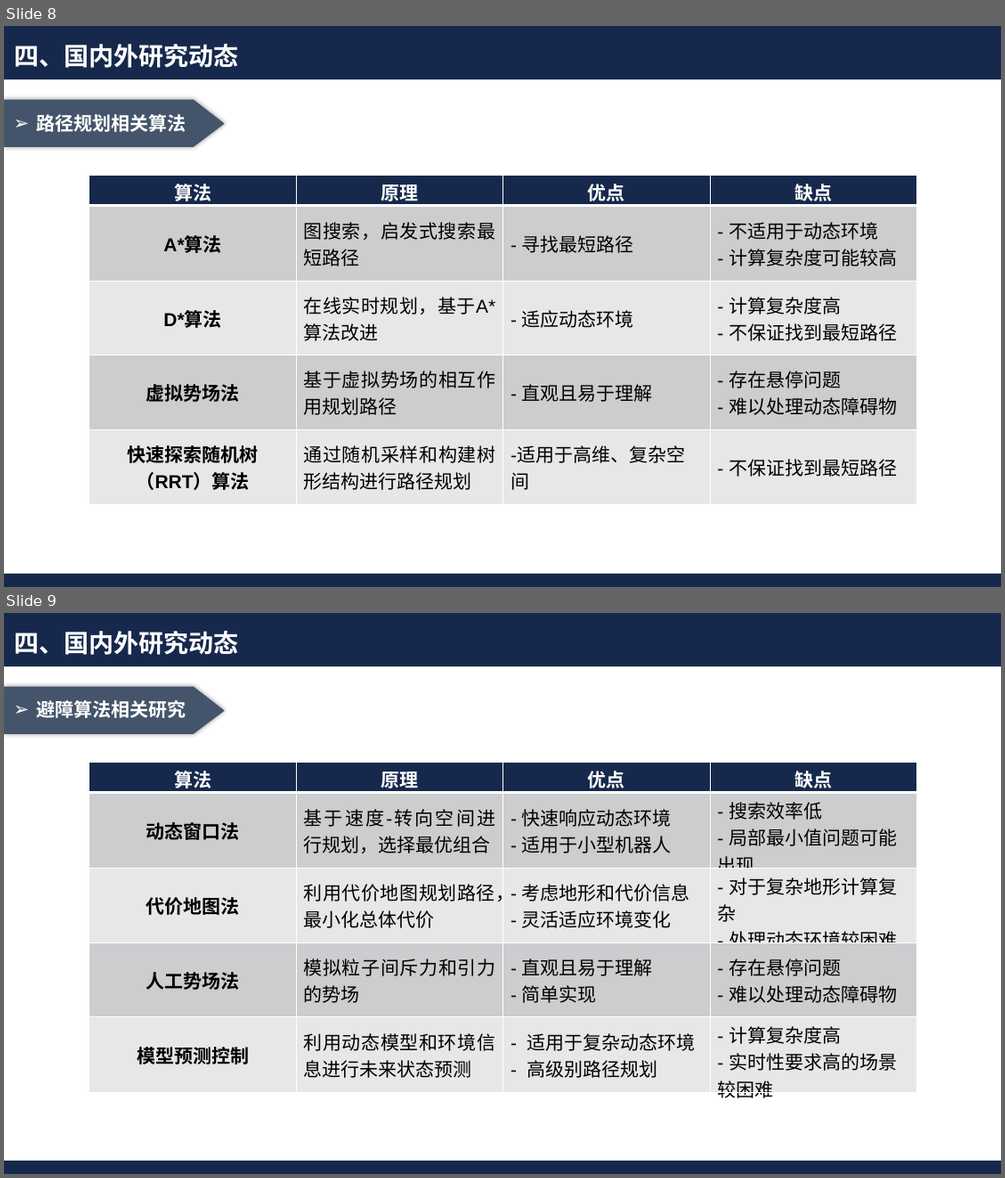
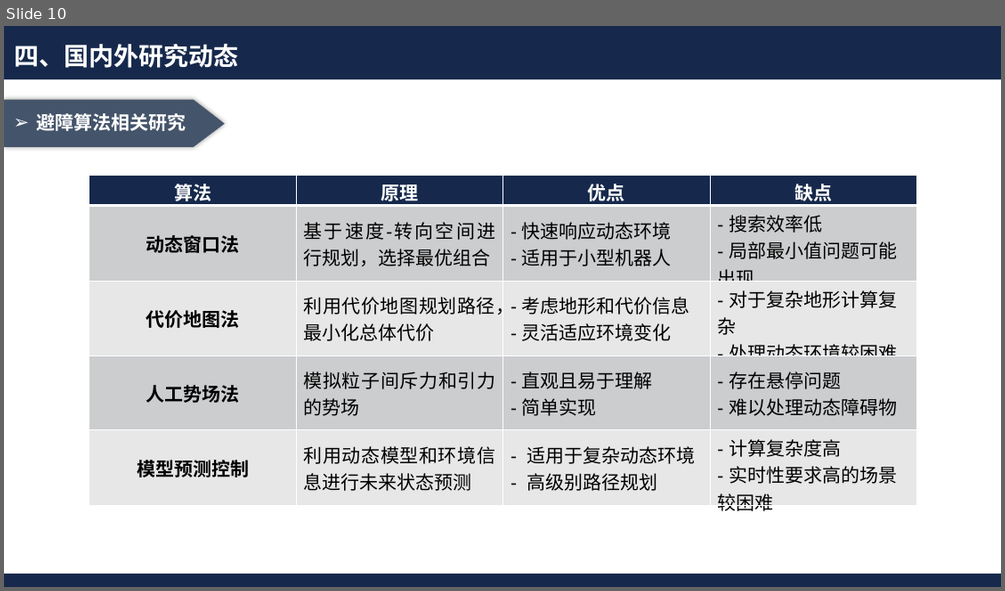
Before and after one commit to Akihi7777/day-day-up, a slide deck: 毕业近在咫尺/开题答辩.pptx. Shown one above the other, each under a label of ours: slides 8 and 9 before the commit, slide 10 after it. The pictures are 1005x1178 and 1005x591 pixels, drawn with LibreOffice and Linux fonts; fonts in the diff are those of the drawing; background and template pictures are left out. Boxes give left, top, right and bottom in pixels: in the first picture for what was removed or moved away, otherwise in the second. Text is boxed around its words. In the diff, an @@ line names an element or a change of style, - is before the commit and + after.

```diff
--- a/毕业近在咫尺/开题答辩.pptx
+++ b/毕业近在咫尺/开题答辩.pptx
@@ slide 8 removed at (4,26,1001,587), background #FFFFFF; not listed: 2 template elements that a slide beside it also shows @@
@@ text removed at (14,44,238,68) @@
-四、国内外研究动态
@@ freeform shape removed at (4,99,225,146) @@
@@ text removed at (37,114,186,132) @@
-➢ 路径规划相关算法
@@ table removed at (89,175,918,505), 5 rows, 4 columns @@
-算法 | 原理 | 优点 | 缺点
-A*算法 | 图搜索，启发式搜索最短路径 | - 寻找最短路径 | - 不适用于动态环境 / - 计算复杂度可能较高
-D*算法 | 在线实时规划，基于A*算法改进 | - 适应动态环境 | - 计算复杂度高 / - 不保证找到最短路径
-虚拟势场法 | 基于虚拟势场的相互作用规划路径 | - 直观且易于理解 | - 存在悬停问题 / - 难以处理动态障碍物
-快速探索随机树 / （RRT）算法 | 通过随机采样和构建树形结构进行路径规划 | -适用于高维、复杂空间 | - 不保证找到最短路径
@@ what was slide 9 is now slide 10 @@
```
Also in this commit, not shown: 2 slides changed, 2 slides added, 4 other files.
